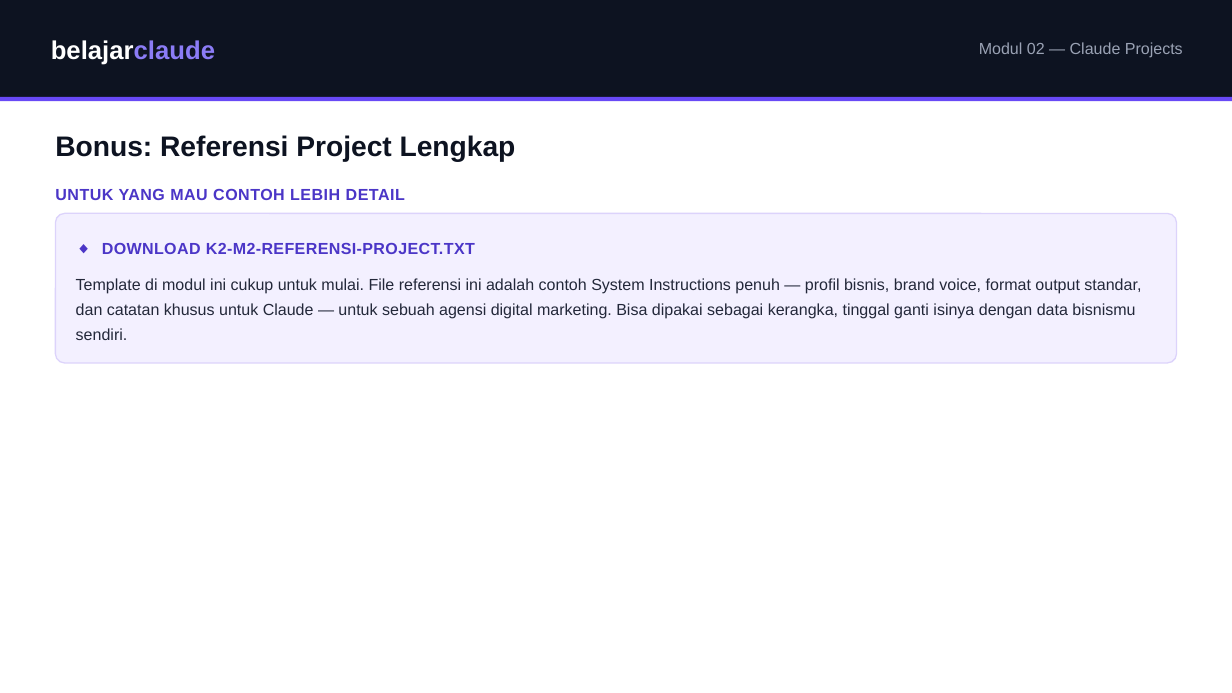
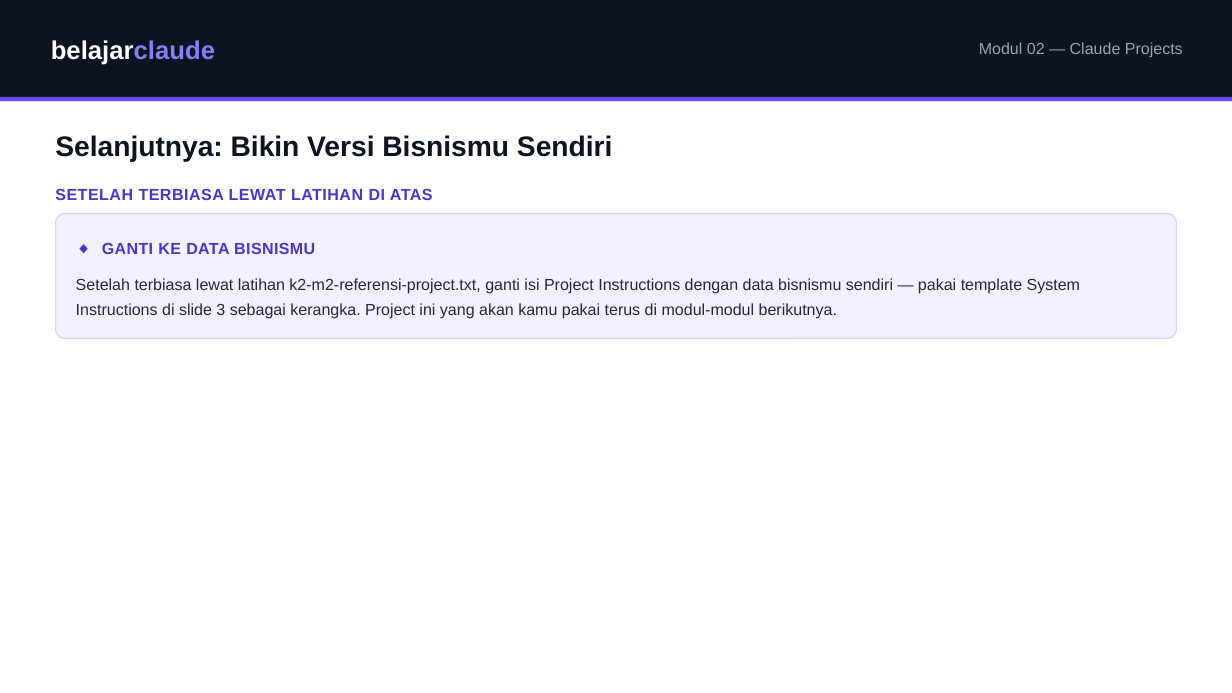
Before and after one commit to juliautomo/belajar-claude, a slide deck: slide 5 of K2-Produktivitas/M02-Claude-Projects/K2-M02-Claude-Projects.pptx. Drawn at 1232x693 pixels with LibreOffice and Linux fonts; fonts in the diff are those of the drawing. Boxes give left, top, right and bottom in pixels: in the first picture for what was removed or moved away, otherwise in the second. Text is boxed around its words. In the diff, an @@ line names an element or a change of style, - is before the commit and + after.

```diff
--- a/K2-Produktivitas/M02-Claude-Projects/K2-M02-Claude-Projects.pptx
+++ b/K2-Produktivitas/M02-Claude-Projects/K2-M02-Claude-Projects.pptx
@@ text at (x1=55, y1=135, x2=612, y2=162): text changed @@
-Bonus: Referensi Project Lengkap
+Selanjutnya: Bikin Versi Bisnismu Sendiri
@@ text at (x1=55, y1=189, x2=433, y2=200): text changed @@
-UNTUK YANG MAU CONTOH LEBIH DETAIL
+SETELAH TERBIASA LEWAT LATIHAN DI ATAS
@@ rounded rectangle resized from (x1=55, y1=213, x2=1177, y2=363) to (x1=55, y1=213, x2=1177, y2=338) @@
@@ rounded rectangle at (x1=55, y1=213, x2=1177, y2=338): proportions changed @@
@@ text at (x1=102, y1=243, x2=315, y2=254): text changed @@
-◆ DOWNLOAD K2-M2-REFERENSI-PROJECT.TXT
+◆ GANTI KE DATA BISNISMU
@@ text at (x1=76, y1=278, x2=1080, y2=319): text changed @@
-Template di modul ini cukup untuk mulai. File referensi ini adalah contoh System Instructions penuh — profil bisnis, brand voice, format output standar, dan catatan khusus untuk Claude — untuk sebuah agensi digital marketing. Bisa dipakai sebagai kerangka, tinggal ganti isinya dengan data bisnismu sendiri.
+Setelah terbiasa lewat latihan k2-m2-referensi-project.txt, ganti isi Project Instructions dengan data bisnismu sendiri — pakai template System Instructions di slide 3 sebagai kerangka. Project ini yang akan kamu pakai terus di modul-modul berikutnya.
```
Also in this commit, not shown: 2 other slides changed, 1 other file.
